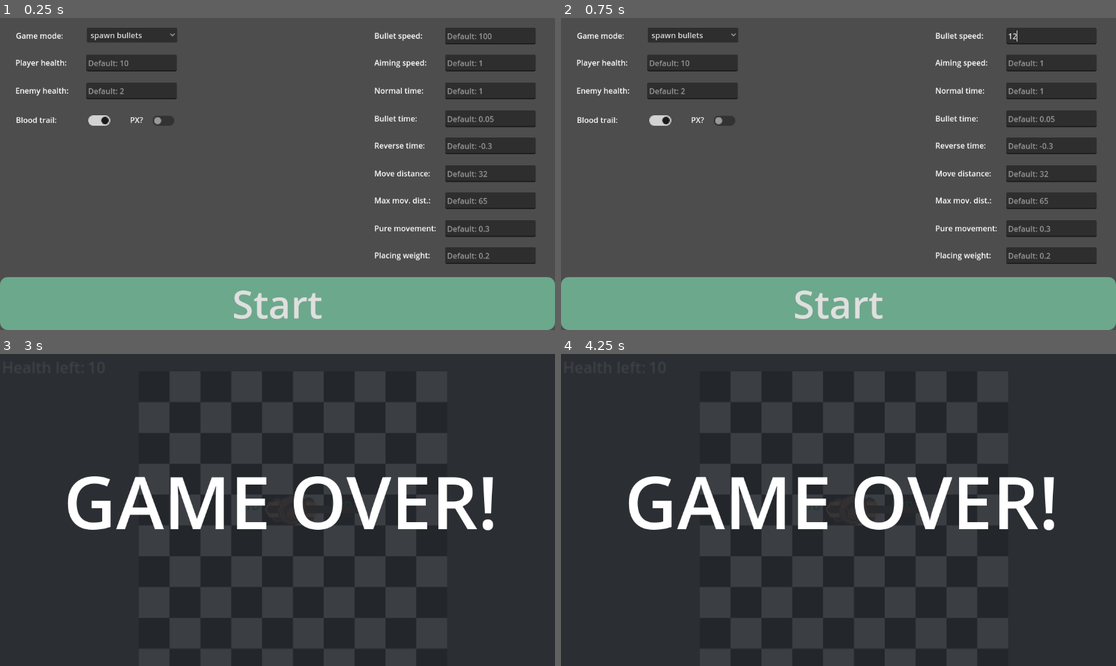
Above: before the commit, frames 1-4 (two rows, left to right).
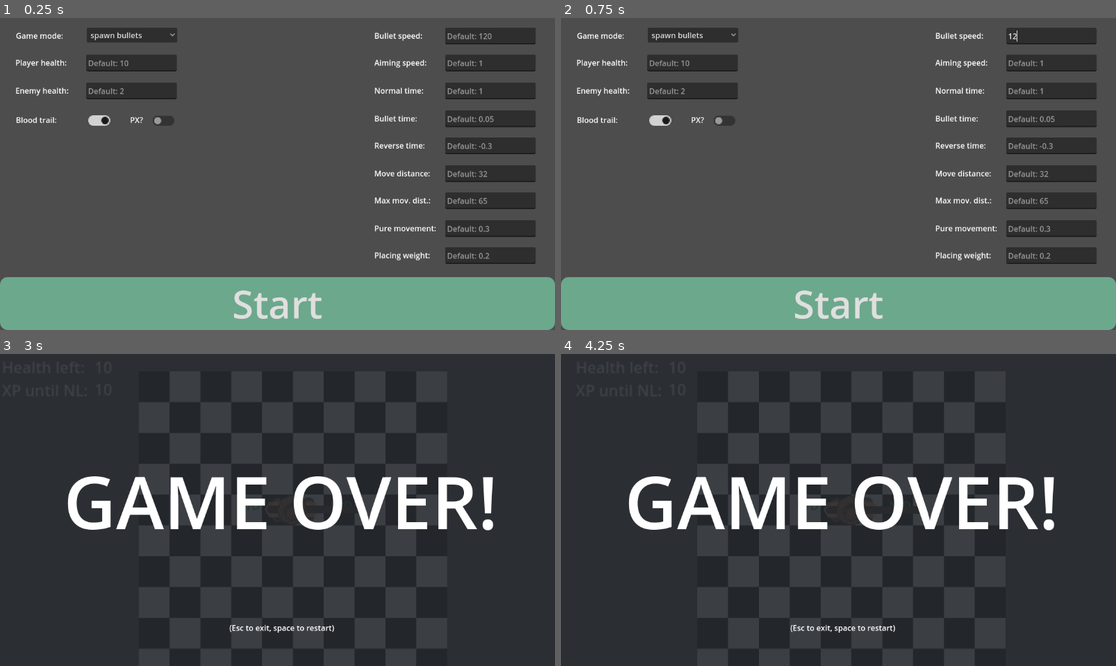
Above: after the commit, the same moments.

Repository: Meatplanter/Kelp_44
Game: Godot game, scene res://main_menu.tscn
Same seed, same stepped clock (60 frames per second), same inputs: the game is played once before the commit and once after it.
Inputs (mouse positions are in pixels of both pictures, inside the frame that each line leads up to):
- Up to frame 1 (0.25 s): no input
- Up to frame 2 (0.75 s): click (1049, 36) at 0.52 s; type "12" at 0.6 s
- Up to frame 3 (3 s): click (488, 425) at 0.75 s; type "12" at 0.83 s; click (488, 397) at 0.98 s; type "12" at 1.07 s; click (133, 425) at 1.27 s; type "12" at 1.35 s; click (133, 397) at 1.5 s; type "Alex" at 1.58 s; click (488, 453) at 1.73 s; type "12" at 1.82 s; click (488, 481) at 2.02 s; type "12" at 2.1 s; click (488, 510) at 2.25 s; type "12" at 2.33 s; click (488, 538) at 2.48 s; type "12" at 2.57 s; click "Start" at 2.75 s
- Up to frame 4 (4.25 s): tap Enter at 3.5 s; hold D (LS_move_right) from 3.53 s (still down); tap 1 at 3.6 s; tap 2 at 3.8 s

The runs differ from the first frame. In frame 1, less than 0.1% of the frame differs, in the area x 87-88%, y 5-7%; in frame 2, nothing differs; in frame 3, 0.2%; in frame 4, 2.4%, in the area x 30-75%, y 5-100%.

Commit message:
Leveling up system added + better game over screen

Diff:
--- a/Bullet.gd
+++ b/Bullet.gd
@@ -45,13 +45,15 @@
 
 func _physics_process(delta: float) -> void:
 	var direction = Vector2.RIGHT.rotated(rotation)
-	position += direction * bulletSpeed * delta * Global.gameSpeed * bulletSlowdown
+	position += direction * randf_range(0.75*bulletSpeed,1.5*bulletSpeed) * delta * Global.gameSpeed * bulletSlowdown
 	if bulletContact == 0.0: bulletSlowdown = bulletSlowdown * Global.bulletSlowdown
 	travelledDistance += bulletSpeed * delta * Global.gameSpeed
 
 	if travelledDistance > bulletRange*bulletSlowdown:
 		Global.bulletsDodged += 1
 		queue_free()
+		if Global.gameMode == 0:
+			Global.currentExp += Global.xp4bullet
 	#print(bulletRange*bulletSlowdown,"  ",bulletSlowdown, " trav dist ",travelledDistance)
 	#print(2/(pow(bulletSlowdown,5)))
 	#$SubViewport.size = Vector2(160,3) - Vector2(delta,3)
--- a/CharBody.tscn
+++ b/CharBody.tscn
@@ -8,6 +8,9 @@
 [ext_resource type="Script" uid="uid://g7fnkyhbdemq" path="res://hp_left.gd" id="5_sl5bb"]
 [ext_resource type="PackedScene" uid="uid://dmant07862ycy" path="res://torso.tscn" id="6_7aaa2"]
 [ext_resource type="PackedScene" uid="uid://c5nunyagwdk5f" path="res://pause_menu.tscn" id="7_tfx1a"]
+[ext_resource type="Script" uid="uid://clxhegpqyijug" path="res://xp_to_level.gd" id="7_uqoqu"]
+[ext_resource type="PackedScene" uid="uid://ct4uhithfj3kk" path="res://level_up_screen.tscn" id="8_0w1gf"]
+[ext_resource type="Script" uid="uid://bjf8casb61ncs" path="res://game_over.gd" id="10_xu2iw"]
 
 [node name="CharBody" type="CharacterBody2D"]
 visibility_layer = 2
@@ -51,19 +54,47 @@
 metadata/_edit_use_anchors_ = true
 
 [node name="HPLeft" type="Label" parent="CharBody/Marker2D/Camera2D"]
-offset_left = -197.0
+offset_left = -190.0
 offset_top = -160.0
-offset_right = -157.0
+offset_right = -150.0
 offset_bottom = -137.0
 text = "10"
 script = ExtResource("5_sl5bb")
 metadata/_edit_use_anchors_ = true
 
+[node name="LabelXPLeft" type="Label" parent="CharBody/Marker2D/Camera2D"]
+offset_left = -286.0
+offset_top = -136.0
+offset_right = -162.0
+offset_bottom = -113.0
+text = "XP until NL:"
+
+[node name="XPToLevel" type="Label" parent="CharBody/Marker2D/Camera2D"]
+offset_left = -190.0
+offset_top = -137.0
+offset_right = -150.0
+offset_bottom = -114.0
+text = "10"
+script = ExtResource("7_uqoqu")
+metadata/_edit_use_anchors_ = true
+
 [node name="Pause menu" parent="CharBody/Marker2D/Camera2D" instance=ExtResource("7_tfx1a")]
 visible = false
+z_index = 1
+
+[node name="LevelUpScreen" parent="CharBody/Marker2D/Camera2D" instance=ExtResource("8_0w1gf")]
+process_mode = 2
+visible = false
+z_index = 1
+offset_left = -288.0
+offset_top = -161.0
+offset_right = -288.0
+offset_bottom = -161.0
 
 [node name="GameOver" type="CanvasLayer" parent="CharBody/Marker2D"]
+process_mode = 2
 visible = false
+script = ExtResource("10_xu2iw")
 
 [node name="ColorRect" type="ColorRect" parent="CharBody/Marker2D/GameOver"]
 offset_left = -5.0
@@ -103,6 +134,14 @@
 theme_override_font_sizes/font_size = 50
 text = "Enemies killed: "
 
+[node name="Label" type="Label" parent="CharBody/Marker2D/GameOver/ColorRect"]
+layout_mode = 0
+offset_left = 481.0
+offset_top = 566.0
+offset_right = 699.0
+offset_bottom = 589.0
+text = "(Esc to exit, space to restart)"
+
 [node name="Torso" parent="." instance=ExtResource("6_7aaa2")]
 unique_name_in_owner = true
 position = Vector2(16, -1)
--- a/enemy.gd
+++ b/enemy.gd
@@ -46,6 +46,8 @@
 	if health == 0:
 		Global.enemiesKilled += 1
 		queue_free()
+		if Global.gameMode == 1:
+			Global.currentExp += Global.xp4enemy
 
 func _exit_tree():
 	EnemyManager.unregister_enemy(self)
--- a/game.gd
+++ b/game.gd
@@ -11,14 +11,14 @@
 func spawn_bullet():
 	var new_bullet = preload("res://Bullet.tscn").instantiate()
 	%PathFollow2D.progress_ratio = randf()
-	new_bullet.global_position = %PathFollow2D.global_position
-	new_bullet.look_at(Global.CharBodyNode.midpoint)
+	new_bullet.global_position = %PathFollow2D.global_position + Global.midpoint
+	new_bullet.look_at(Global.midpoint)
 	add_child(new_bullet)
 
 func spawn_enemy():
 	var new_enemy = preload("res://enemy.tscn").instantiate()
 	%PathFollow2D.progress_ratio = randf()
-	new_enemy.global_position = %PathFollow2D.global_position
+	new_enemy.global_position = %PathFollow2D.global_position + Global.midpoint
 	if enemy_count < 5:
 		add_child(new_enemy)
 
@@ -71,6 +71,12 @@
 
 	Global.pausePoint -= Global.gameSpeed
 
+	if Global.currentExp >= Global.expToLevel:
+		Global.currentExp -= Global.expToLevel
+		get_tree().paused = true
+		%CharacterBody2D/CharBody/Marker2D/Camera2D/LevelUpScreen.show()
+
+
 
 func _input(event):
 	if event.is_action_pressed("ChangeMode") && Global.gameMode == 0:
--- /dev/null
+++ b/game_over.gd
@@ -0,0 +1,15 @@
+extends CanvasLayer
+
+func _input(event):
+	if event is InputEventKey and event.pressed and not event.echo && Global.playerHealth <= 0:
+		if event.keycode == KEY_ESCAPE:
+			get_tree().quit()
+		elif event.keycode == KEY_SPACE:
+			#var output = []
+			#var args = OS.get_cmdline_args()
+			#get_tree().quit()
+			#OS.execute(OS.get_executable_path(), args, output,false)
+			#
+			var args = OS.get_cmdline_args()
+			OS.create_process(OS.get_executable_path(), args)
+			get_tree().quit()
--- a/global.gd
+++ b/global.gd
@@ -12,6 +12,7 @@
 var CharBodyNode = null
 var RightShoeNode = null
 var LeftShoeNode = null
+var TorsoCollisionNode = null
 var gameMode = 0 # 0 = spawn bullets 1 = spawn enemies
 var bulletsDodged = 0
 var enemiesKilled = 0
@@ -24,6 +25,10 @@
 var midpoint = Vector2(0,16)
 var focus = Vector2(0,0)
 
+var xp4bullet = 1
+var xp4enemy = 7
+var currentExp = 0
+var expToLevel = 20
 
 #movement
 var moveTime = 0.4 #useless?
@@ -67,8 +72,8 @@
 var rightCanShoot = false
 
 var aimingSpeed = 1
-var bulletSpeed = 100
-var bulletRange = 1000
+var bulletSpeed = 120
+var bulletRange = 700
 var bulletSlowdown = 0.998
 
 var bloodTrailVisible = true
--- /dev/null
+++ b/level_up_screen.gd
@@ -0,0 +1,28 @@
+extends Control
+
+func _input(event):
+	if event is InputEventKey and event.pressed and not event.echo:
+		if event.keycode == KEY_1:
+			_on_movement_pressed()
+		elif event.keycode == KEY_2:
+			_on_bullet_speed_pressed()
+		elif event.keycode == KEY_3:
+			_on_hitbox_pressed()
+
+func _on_movement_pressed():
+	get_tree().paused = false
+	hide()
+	Global.pureMovement *= 0.9
+	Global.placingWeight *= 0.9
+
+
+func _on_bullet_speed_pressed():
+	get_tree().paused = false
+	hide()
+	Global.bulletSpeed *= 0.9
+
+
+func _on_hitbox_pressed():
+	get_tree().paused = false
+	hide()
+	Global.TorsoCollisionNode.scale *= 0.9
--- /dev/null
+++ b/level_up_screen.tscn
@@ -0,0 +1,89 @@
+[gd_scene load_steps=5 format=3 uid="uid://ct4uhithfj3kk"]
+
+[ext_resource type="Script" uid="uid://dlvox7hj4c2xl" path="res://level_up_screen.gd" id="1_i5ge7"]
+
+[sub_resource type="StyleBoxFlat" id="StyleBoxFlat_qhkoo"]
+bg_color = Color(0.424688, 0.659625, 0.548648, 1)
+corner_radius_top_left = 16
+corner_radius_top_right = 16
+corner_radius_bottom_right = 16
+corner_radius_bottom_left = 16
+
+[sub_resource type="StyleBoxFlat" id="StyleBoxFlat_i5ge7"]
+bg_color = Color(0.424688, 0.659625, 0.548648, 1)
+corner_radius_top_left = 16
+corner_radius_top_right = 16
+corner_radius_bottom_right = 16
+corner_radius_bottom_left = 16
+
+[sub_resource type="StyleBoxFlat" id="StyleBoxFlat_kbaih"]
+bg_color = Color(0.424688, 0.659625, 0.548648, 1)
+corner_radius_top_left = 16
+corner_radius_top_right = 16
+corner_radius_bottom_right = 16
+corner_radius_bottom_left = 16
+
+[node name="LevelUpScreen" type="Control"]
+layout_mode = 3
+anchor_right = 0.5
+anchor_bottom = 0.5
+offset_right = -576.0
+offset_bottom = -324.0
+scale = Vector2(0.5, 0.5)
+size_flags_horizontal = 4
+size_flags_vertical = 4
+script = ExtResource("1_i5ge7")
+
+[node name="HBoxContainer" type="HBoxContainer" parent="."]
+layout_mode = 0
+offset_left = 76.0
+offset_top = 446.0
+offset_right = 1076.0
+offset_bottom = 554.0
+theme_override_constants/separation = 50
+alignment = 1
+
+[node name="Movement" type="Button" parent="HBoxContainer"]
+layout_mode = 2
+size_flags_horizontal = 3
+theme_override_font_sizes/font_size = 40
+theme_override_styles/normal = SubResource("StyleBoxFlat_qhkoo")
+text = "Movement
+"
+
+[node name="BulletSpeed" type="Button" parent="HBoxContainer"]
+layout_mode = 2
+size_flags_horizontal = 3
+theme_override_font_sizes/font_size = 40
+theme_override_styles/normal = SubResource("StyleBoxFlat_i5ge7")
+text = "Bullet speed"
+
+[node name="Hitbox" type="Button" parent="HBoxContainer"]
+layout_mode = 2
+size_flags_horizontal = 3
+theme_override_font_sizes/font_size = 40
+theme_override_styles/normal = SubResource("StyleBoxFlat_kbaih")
+text = "Hitbox"
+
+[node name="Label" type="Label" parent="."]
+layout_mode = 0
+offset_left = 460.0
+offset_top = 110.0
+offset_right = 719.0
+offset_bottom = 193.0
+theme_override_font_sizes/font_size = 60
+text = "Level up!"
+
+[node name="Label2" type="Label" parent="."]
+layout_mode = 0
+offset_left = 492.0
+offset_top = 208.0
+offset_right = 682.0
+offset_bottom = 257.0
+text = "Pick your improvement!
+(press 1, 2 or 3)"
+horizontal_alignment = 1
+
+[connection signal="pressed" from="HBoxContainer/Movement" to="." method="_on_movement_pressed"]
+[connection signal="pressed" from="HBoxContainer/BulletSpeed" to="." method="_on_bullet_speed_pressed"]
+[connection signal="pressed" from="HBoxContainer/Hitbox" to="." method="_on_hitbox_pressed"]
--- a/main_menu.tscn
+++ b/main_menu.tscn
@@ -69,7 +69,7 @@
 offset_top = 20.0
 offset_right = 1112.0
 offset_bottom = 55.0
-placeholder_text = "Default: 100"
+placeholder_text = "Default: 120"
 
 [node name="Label3" type="Label" parent="."]
 layout_mode = 0
--- a/pause_menu.gd
+++ b/pause_menu.gd
@@ -3,7 +3,6 @@
 
 
 func _on_resume_pressed():
-	print("moo")
 	get_tree().paused = false
 	hide()
 
--- a/pause_menu.tscn
+++ b/pause_menu.tscn
@@ -17,6 +17,7 @@
 anchor_bottom = 1.0
 grow_horizontal = 2
 grow_vertical = 2
+scale = Vector2(0.5, 0.5)
 script = ExtResource("1_hdmo1")
 
 [node name="Resume" type="Button" parent="."]
--- a/torso.gd
+++ b/torso.gd
@@ -3,6 +3,9 @@
 var tween: Tween
 var move_speed: float = 50.0 * Global.gameSpeed
 var shoulderRotationOffset = 2 #so that the shoulder rotates quicker and adjust to the changing position better, not messing your aim so much, etc.
+
+func _ready():
+	Global.TorsoCollisionNode = $TorsoCollision
 
 func _process(delta: float) -> void:
 	look_at(Global.focus)
--- /dev/null
+++ b/xp_to_level.gd
@@ -0,0 +1,4 @@
+extends Label
+
+func _process(delta):
+	text = str(Global.expToLevel-Global.currentExp)
Not shown: 1 places in CharBody.tscn that only renumber resources
Not shown, added: game_over.gd.uid
Not shown, added: level_up_screen.gd.uid
Not shown, added: xp_to_level.gd.uid
